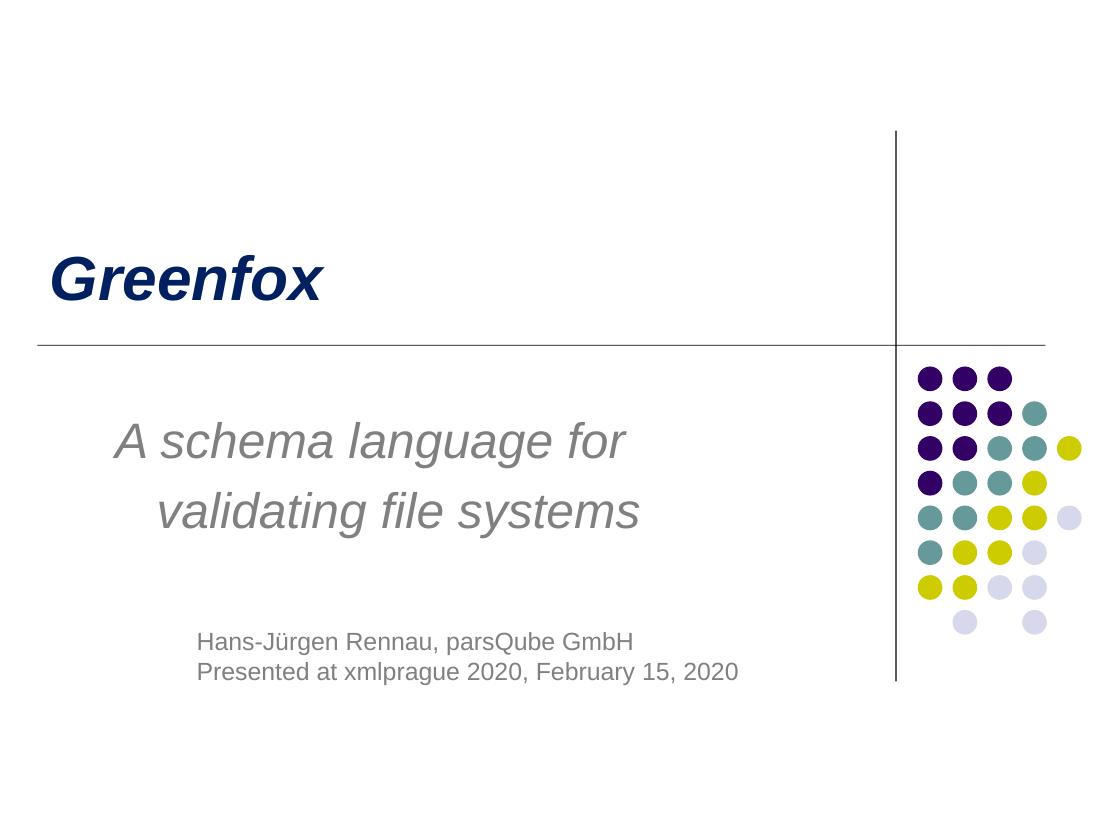
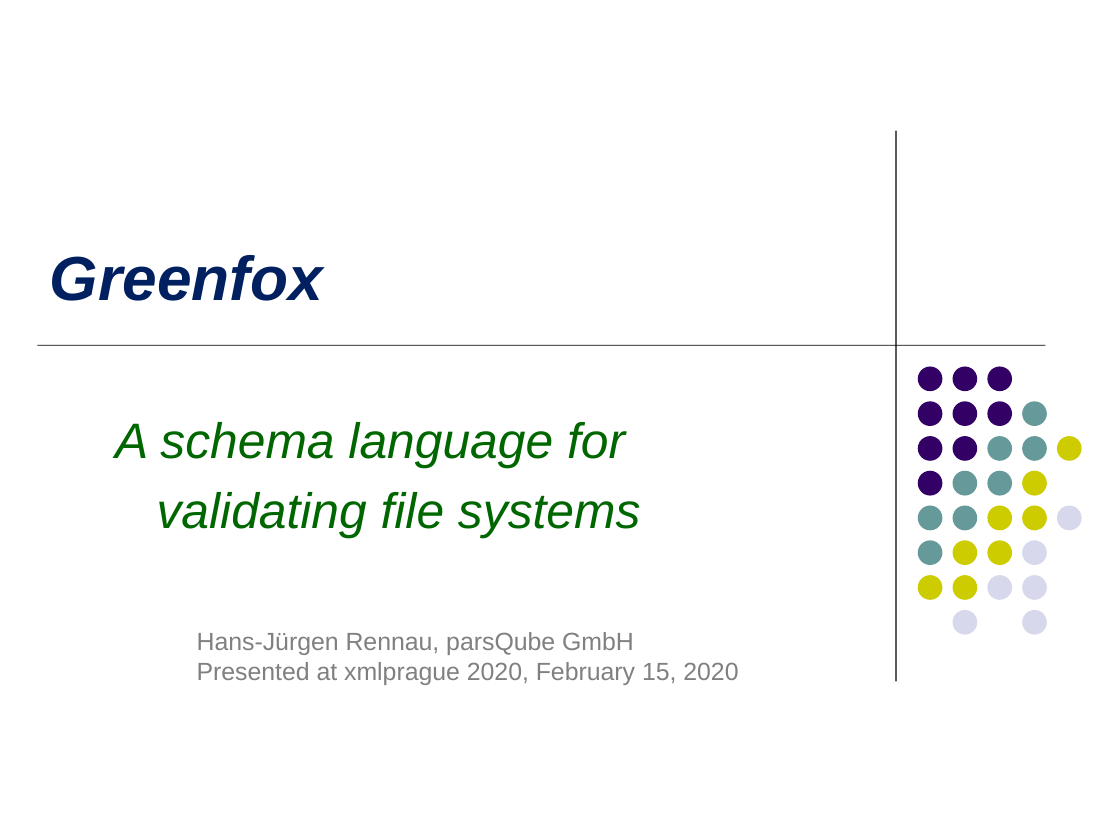
Before and after one commit to hrennau/greenfox, a slide deck: slide 1 of about/greenfox04.pptx. Drawn at 1120x840 pixels with LibreOffice and Linux fonts; fonts in the diff are those of the drawing. Boxes give left, top, right and bottom in pixels: in the first picture for what was removed or moved away, otherwise in the second. Text is boxed around its words. In the diff, an @@ line names an element or a change of style, - is before the commit and + after.

```diff
--- a/about/greenfox04.pptx
+++ b/about/greenfox04.pptx
@@ subtitle "A schema language for" at (115, 422, 641, 538): text colour #808080 to #006600 @@
```
Also in this commit, not shown: 14 other slides changed, 3 slides added, 31 slides removed, 32 other files.
